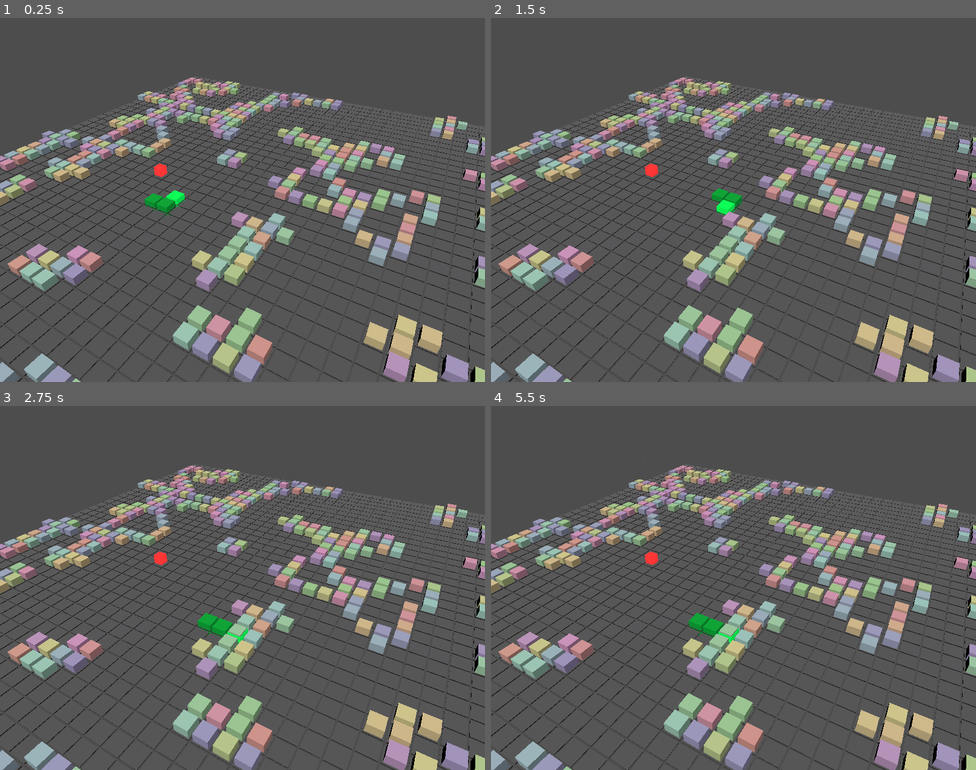
Above: before the commit, frames 1-4 (two rows, left to right).
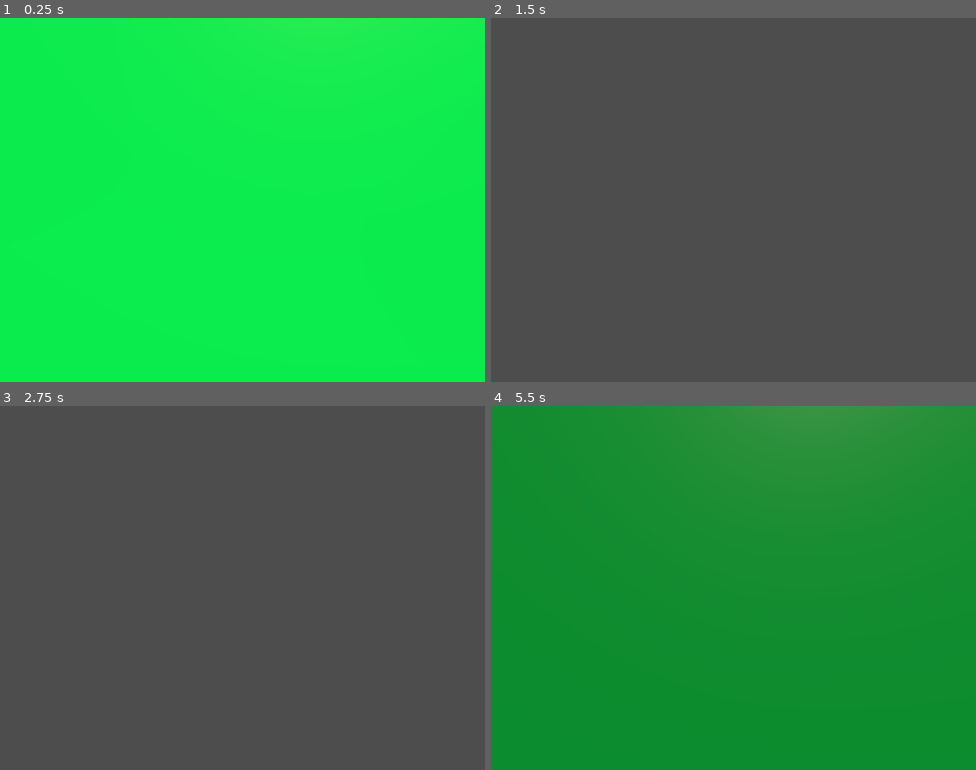
Above: after the commit, the same moments.

Repository: kevindunn766/ai-game-studio
Game: Godot game, scene res://scenes/Main.tscn
Two runs of this game, one before a commit and one after it. Both use one fixed random seed, a clock stepped at 60 frames per second and the inputs below.
Inputs:
- Up to frame 1 (0.25 s): no input
- Up to frame 2 (1.5 s): tap Enter (ui_accept) at 0.5, 0.77 s; hold D (move_right) 0.53-1.28 s; hold S (move_down) from 1.28 s (still down)
- Up to frame 3 (2.75 s): tap Enter (ui_accept) at 1.52 s; release S (move_down) at 2.03 s; hold D (move_right) from 2.03 s (still down)
- Up to frame 4 (5.5 s): tap Enter (ui_accept) at 2.75, 3.02, 3.5, 3.77, 4.25, 4.52 s; release D (move_right) at 2.78 s; hold W (move_up) 2.78-3.53 s; hold A (move_left) 3.53-5.03 s; hold S (move_down) from 5.03 s (still down)

The runs differ from the first frame. In frame 1, 100% of the frame differs, in the area x 0-100%, y 0-100%; in frame 2, 23%; in frame 3, 23%; in frame 4, 100%.

Commit message:
refactor: attach crane camera to Snake via pivot/spring arm

Diff:
--- a/snake-3d/scenes/Main.tscn
+++ b/snake-3d/scenes/Main.tscn
@@ -28,13 +28,16 @@
 [node name="FloorManager" type="Node3D" parent="."]
 script = ExtResource("5_floor")
 tile_size = 0.9
-view_radius = 18
-obstacle_chance = 0.25
+obstacle_density = 0.38
+ca_iterations = 4
+spawn_carve_radius = 4
 
-[node name="Camera3D" type="Camera3D" parent="."]
-transform = Transform3D(0.87, -0.28, 0.41, 0, 0.82, 0.57, -0.5, -0.5, 0.71, 13.5, 13.5, 13.5)
+[node name="CameraCranePivot" type="Node3D" parent="."]
+
+[node name="Camera3D" type="Camera3D" parent="CameraCranePivot"]
+transform = Transform3D(1, 0, 0, 0, 1, 0, 0, 0, 1, 0, 0, 0)
 script = ExtResource("6_cam")
-target = NodePath("../Snake")
+target = NodePath("/root/Main/Snake")
 current = true
 fov = 55.0
 near = 0.1
--- a/snake-3d/scripts/camera_controller.gd
+++ b/snake-3d/scripts/camera_controller.gd
@@ -1,48 +1,60 @@
 class_name CameraController extends Camera3D
 
 @export var target: Node3D
+@export var distance: float = 13.5
 @export var height: float = 13.5
-@export var distance: float = 13.5
 @export var look_ahead: float = 3.0
 @export var smooth: float = 5.0
-
-# Crane arm: attach to a pivot above/behind the snake so the orbit
-# is centered on a standing-in-place pivot even when the snake turns.
 @export var pivot_height: float = 2.0
-@export var pivot_distance: float = 5.0
 
 var _pivot: Node3D
+var _spring: SpringArm3D
 var _current_offset: Vector3 = Vector3.ZERO
 
 
 func _ready() -> void:
+	if not target:
+		return
+
 	_pivot = Node3D.new()
 	_pivot.name = "CameraCranePivot"
-	add_child(_pivot)
+	target.add_child(_pivot)
 
-	if target:
-		_current_offset = _compute_crane_offset()
-		global_position = target.global_position + _current_offset
+	_spring = SpringArm3D.new()
+	_spring.name = "SpringArm3D"
+	_pivot.add_child(_spring)
+
+	if get_parent() != _spring:
+		var parent = get_parent()
+		if parent:
+			parent.remove_child(self)
+		_spring.add_child(self)
+
+	_spring.spring_length = distance
+	_spring.collision_mask = 0
+
+	_current_offset = _compute_crane_offset()
+	global_position = target.global_position + _current_offset
 
 
 func _process(delta: float) -> void:
-	if not _pivot or not target:
+	if not target or not _pivot or not _spring:
 		return
-
-	_pivot.global_position = target.global_position + Vector3(0.0, pivot_height, 0.0)
-	_pivot.look_at(_pivot.global_position + Vector3.BACK, Vector3.UP)
-
-	var desired: Vector3 = target.global_position + _compute_crane_offset()
-	_current_offset = global_position - target.global_position
-	_current_offset = _current_offset.lerp(desired - target.global_position, clamp(delta * smooth, 0.0, 1.0))
-	global_position = target.global_position + _current_offset
 
 	var head: Vector3 = target.global_position
 	var dir: Vector3 = Vector3.ZERO
 	if target.has_method("get_direction"):
 		dir = target.get_direction()
-	var look_target: Vector3 = head + dir * 2.0
-	look_at(look_target, Vector3.UP)
+
+	var back: Vector3 = -dir if dir != Vector3.ZERO else Vector3.BACK
+	_pivot.global_position = head + Vector3(0.0, pivot_height, 0.0)
+	_pivot.look_at(_pivot.global_position + back, Vector3.UP)
+
+	var desired: Vector3 = _compute_crane_offset()
+	_current_offset = _current_offset.lerp(desired, clamp(delta * smooth, 0.0, 1.0))
+	global_position = head + _current_offset
+
+	look_at(head + back * look_ahead, Vector3.UP)
 
 
 func _compute_crane_offset() -> Vector3:
